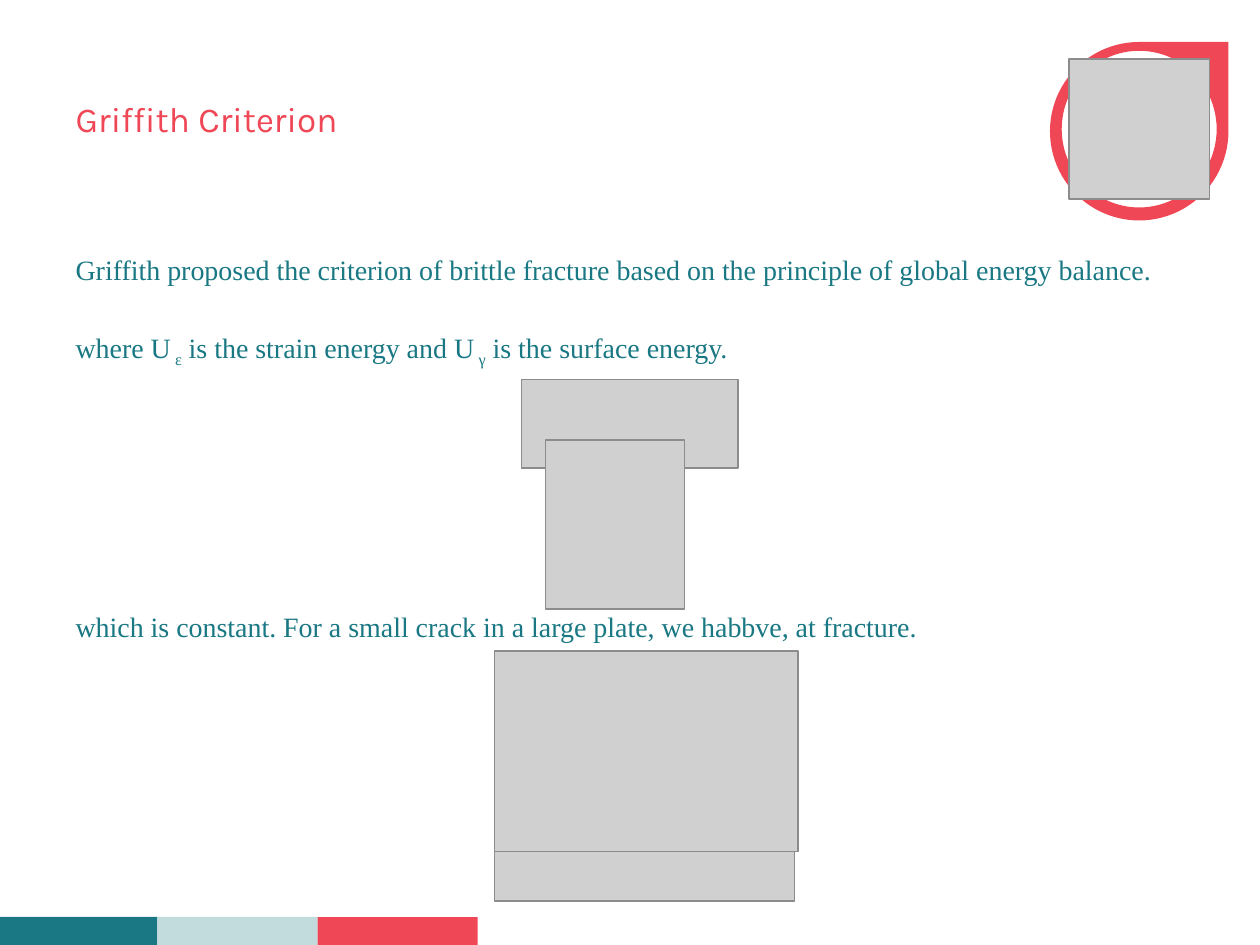
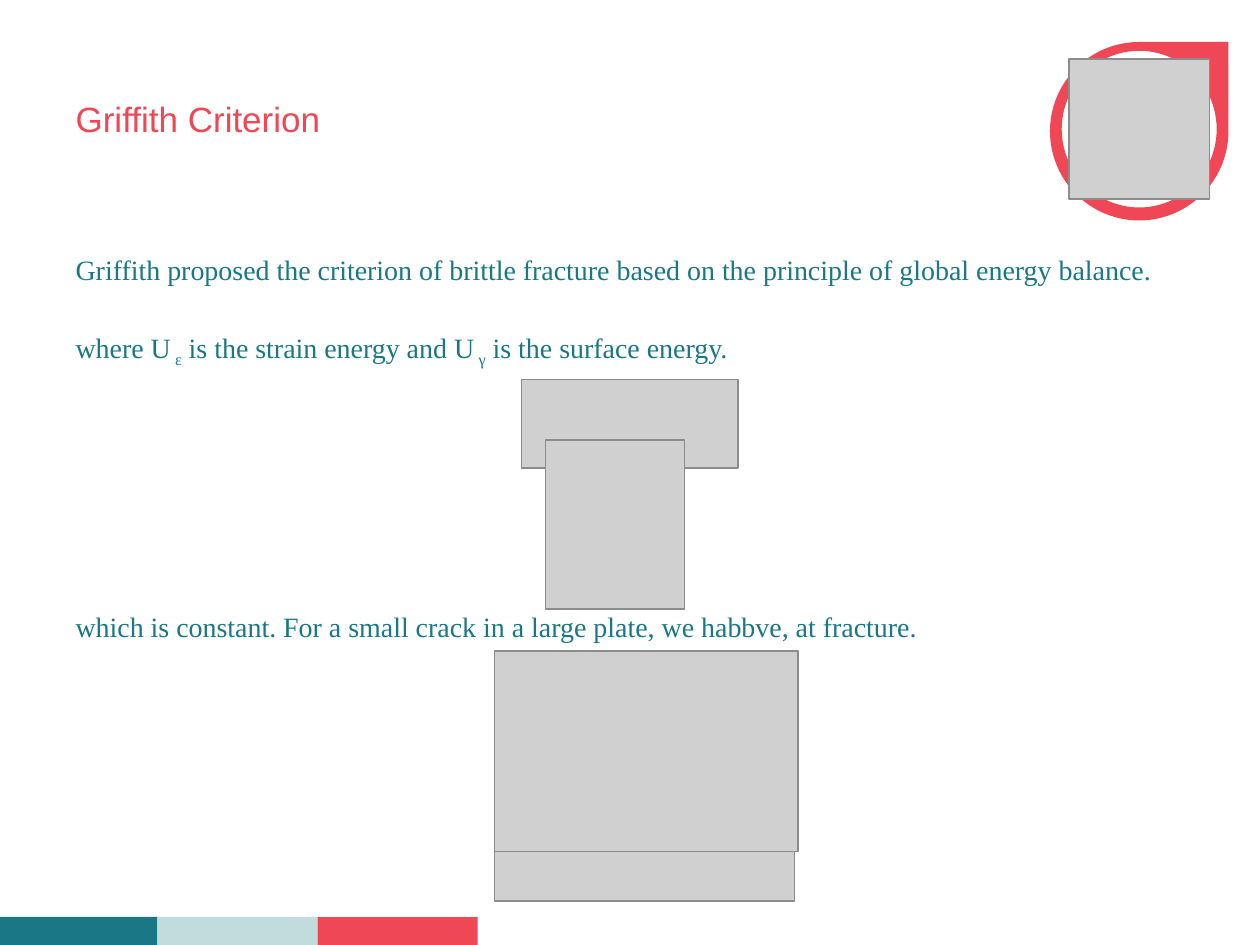
Before and after one commit to Abhinandan1996/seminar, a slide deck: slide 5 of seminar.pptx. Drawn at 1260x945 pixels with LibreOffice and Linux fonts; fonts in the diff are those of the drawing; grey boxes stand for pictures; background and template pictures are left out. Boxes give left, top, right and bottom in pixels: in the first picture for what was removed or moved away, otherwise in the second. Text is boxed around its words. In the diff, an @@ line names an element or a change of style, - is before the commit and + after.

```diff
--- a/seminar.pptx
+++ b/seminar.pptx
@@ title "Griffith Criterion" at <box>76,106,320,133</box>: font Karla to Arial @@
```
Also in this commit, not shown: 20 other slides changed, 7 other files.
